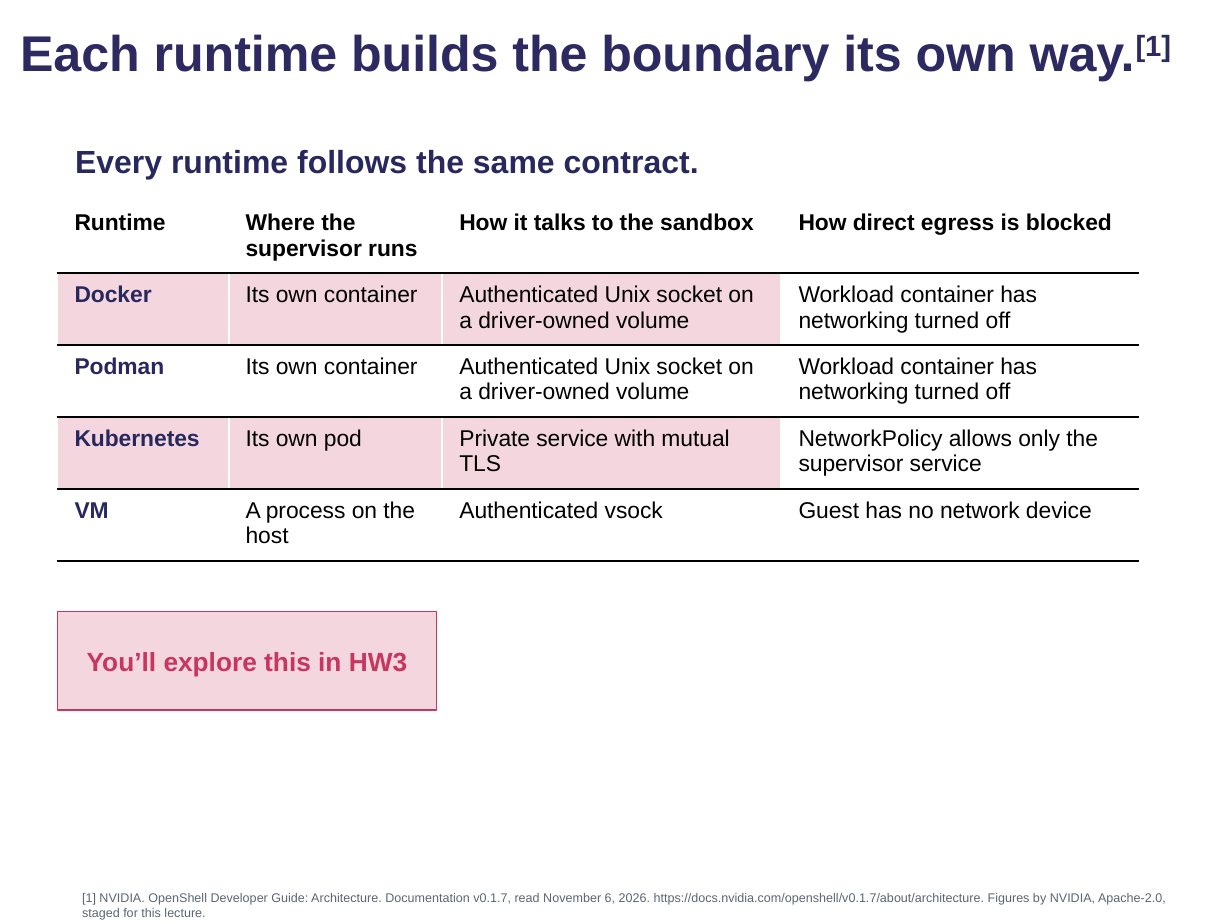
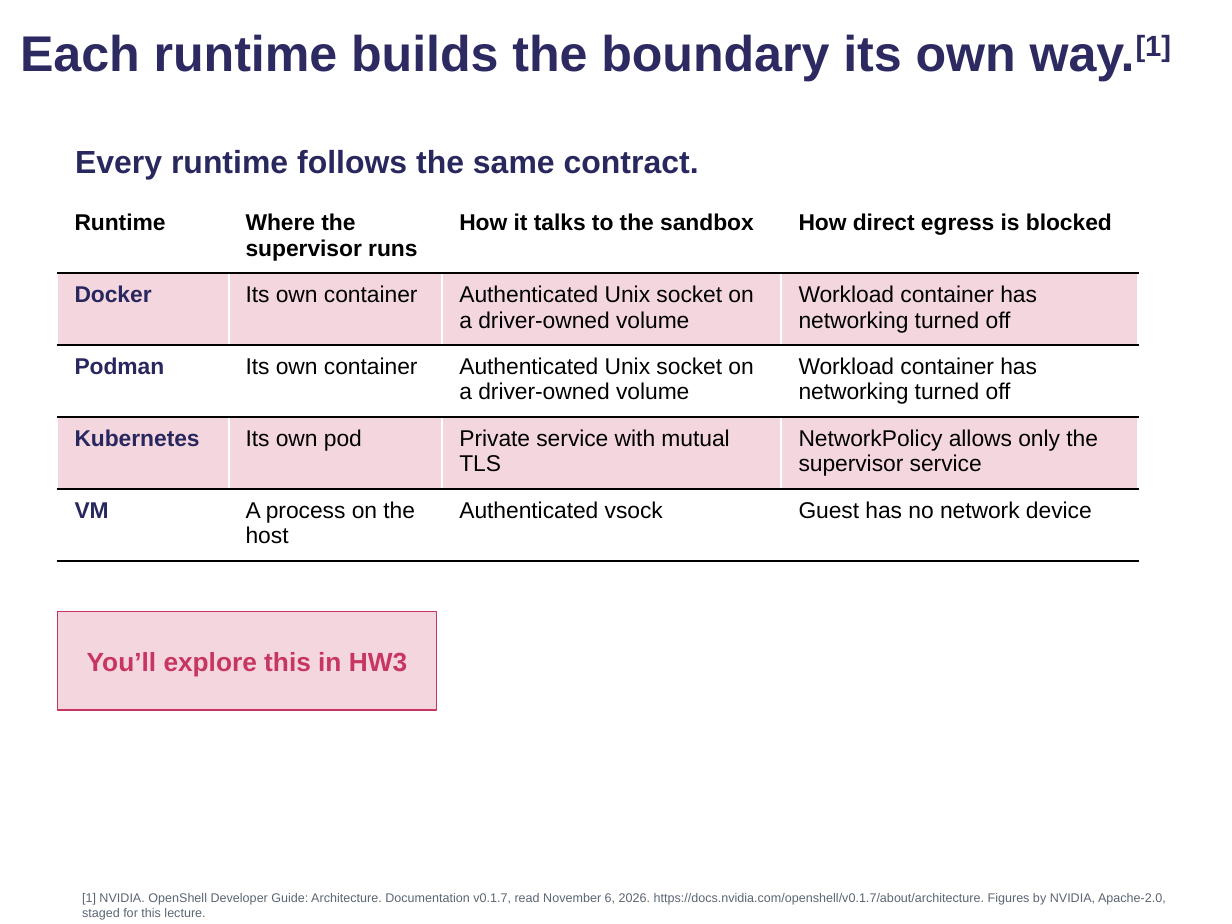
Before and after one commit to comse6998-019/lectures, a slide deck: slide 56 of lecture-7--2026-10-30/lecture7.pptx. Drawn at 1232x924 pixels with LibreOffice and Linux fonts; fonts in the diff are those of the drawing; background and template pictures are left out. Boxes give left, top, right and bottom in pixels: in the first picture for what was removed or moved away, otherwise in the second. Text is boxed around its words. In the diff, an @@ line names an element or a change of style, - is before the commit and + after.

```diff
--- a/lecture-7--2026-10-30/lecture7.pptx
+++ b/lecture-7--2026-10-30/lecture7.pptx
@@ table at [57, 202, 1137, 562] @@
@@ fill none to #F4D6DF in 2 cells @@
```
Also in this commit, not shown: 51 other slides changed, 1 slide added, 25 other files.
